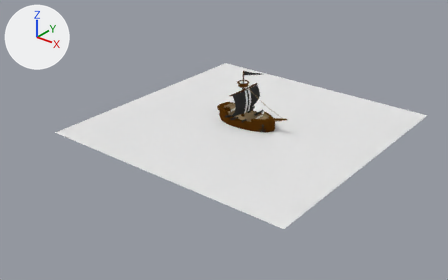
Two versions of the Blender file src/img/Boat_01.blend, one commit apart.
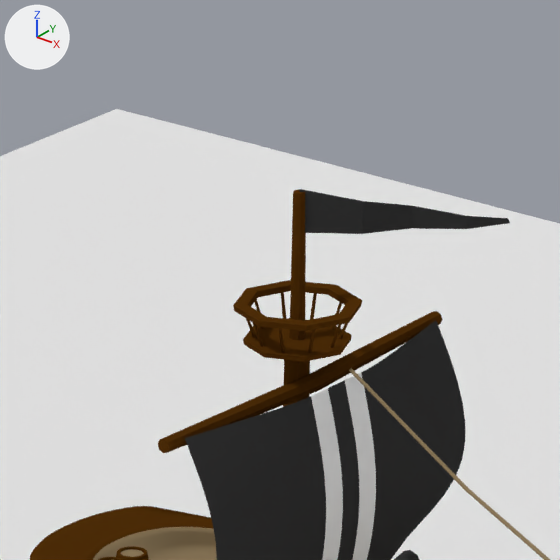
The first picture shows the older version from a 50 mm lens placed at (20.2, -27.5, 15.4), pointed at (-2.7, 1.1, -2.3). The close-ups show both versions on the part from 48% to 60% of the width and 19% to 38% of the height of that picture; other places that the commit changed are outside them. The axes (+X, +Y, +Z) are drawn at upper left. The lights are the same throughout.

The first close-up shows 'Boat Lookup', 'Boat Lookup.001', 'Flag.002', 'Mast', 'Mast.001', 'Mast.002', 'Plane.001', 'Rope', 'Sail', 'boat hull'.
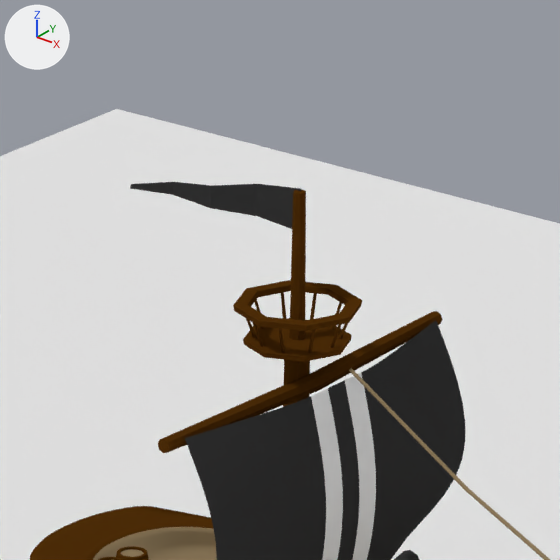
The change, as a list of edits to the scene's bpy script:
```text
Change ob_flag_002:
    ob_flag_002.rotation_euler: (-1.571, 0.0, -0.785) -> (-1.571, 0.0, -4.712)  # degrees (-90, 0, -45) -> degrees (-90, 0, -270)
```

Pixel boxes (x1, y1, x2, y2) of what changed, in the close-ups (560 x 560 px):
'Flag.002', turned
    before: (299, 189, 510, 234)
    after: (130, 182, 301, 229)
